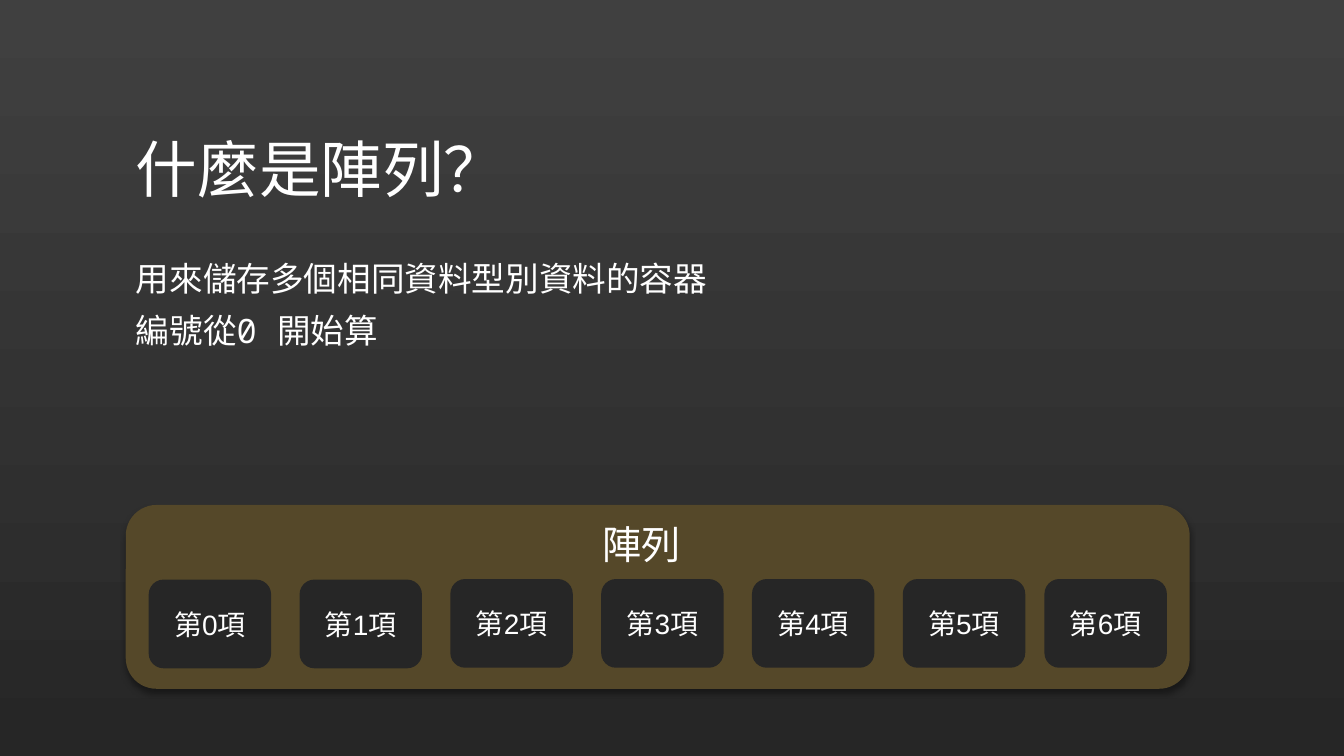
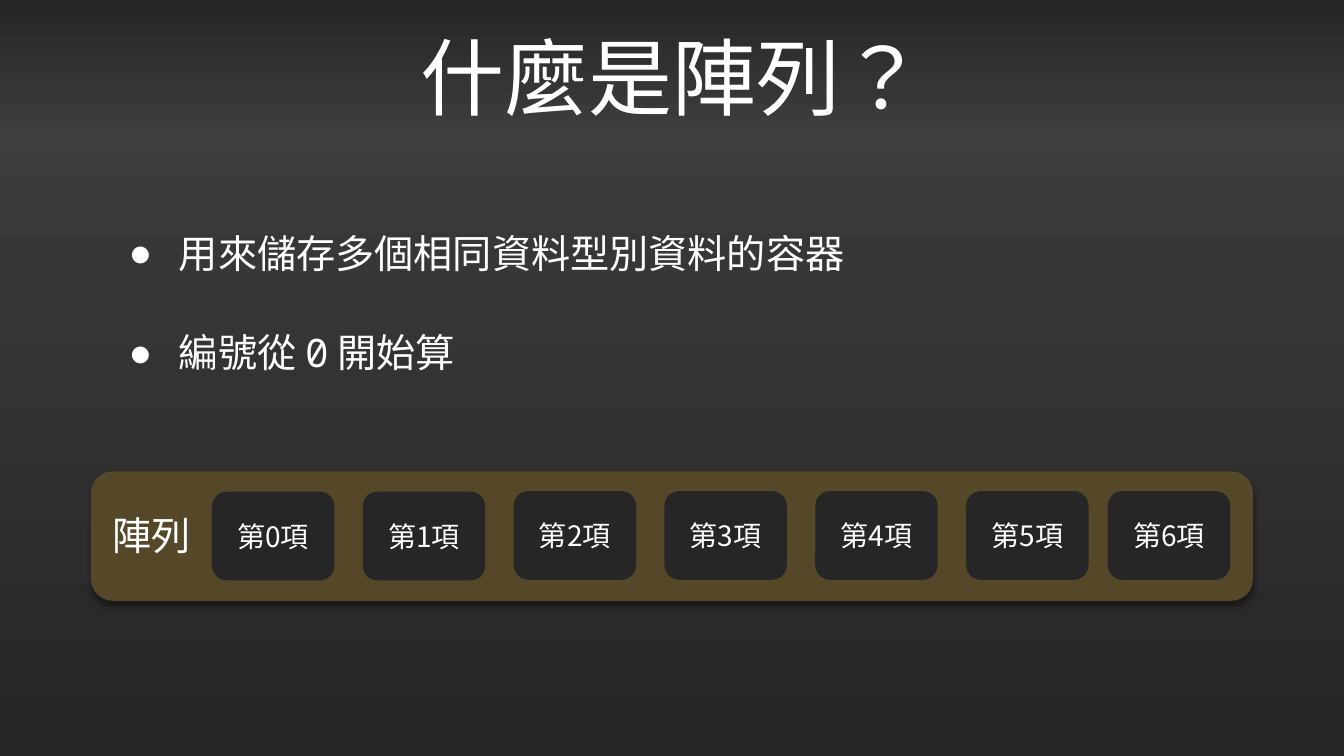
Before and after one commit to liuutin9/liuutin9.github.io, a slide deck: slide 106 of Shared-Files/電機營C語言Day2.pptx. Drawn at 1344x756 pixels with LibreOffice and Linux fonts; fonts in the diff are those of the drawing. Boxes give left, top, right and bottom in pixels: in the first picture for what was removed or moved away, otherwise in the second. Text is boxed around its words. In the diff, an @@ line names an element or a change of style, - is before the commit and + after.

```diff
--- a/Shared-Files/電機營C語言Day2.pptx
+++ b/Shared-Files/電機營C語言Day2.pptx
@@ text "什麼是陣列？": place and size @@
-text "什麼是陣列？" at [136, 140, 506, 198]
+text "什麼是陣列？" at [420, 38, 924, 116]
@@ text "什麼是陣列？" at [420, 38, 924, 116]: size 44 to 60 pt, font Arial to Noto Sans CJK SC; alignment left to centre; line spacing 0.9 to 1 @@
@@ text "用來儲存多個相同資料型別資料的容器": place and size @@
-text "用來儲存多個相同資料型別資料的容器" at [136, 262, 707, 346]
+text "用來儲存多個相同資料型別資料的容器" at [179, 235, 844, 371]
@@ text at [179, 235, 844, 272]: size 24 to 28 pt in "用來儲存多個相同資料型別資料的容器"; bullet none to ● @@
@@ text at [179, 334, 454, 371]: text changed; size 24 to 28 pt @@
-編號從0 開始算
+● 編號從 0 開始算
@@ rounded rectangle: place and size @@
-rounded rectangle at [126, 505, 1191, 689]
+rounded rectangle at [91, 472, 1253, 601]
@@ font Arial to Noto Sans CJK SC in 8 elements at [212, 492, 334, 581], [966, 491, 1088, 580], [363, 492, 485, 581], [514, 491, 636, 580], [664, 491, 786, 580], [816, 491, 938, 580], [1108, 491, 1230, 580], [112, 517, 190, 553] @@
@@ text "陣列": place and size @@
-text "陣列" at [603, 526, 681, 562]
+text "陣列" at [112, 517, 190, 553]
@@ 7 rounded rectangles: place and size @@
-7 rounded rectangles at [149, 579, 1167, 668]
+7 rounded rectangles at [212, 491, 1230, 581]
```
Also in this commit, not shown: 1 other slide changed, 4 slides added, 1 slide removed.
